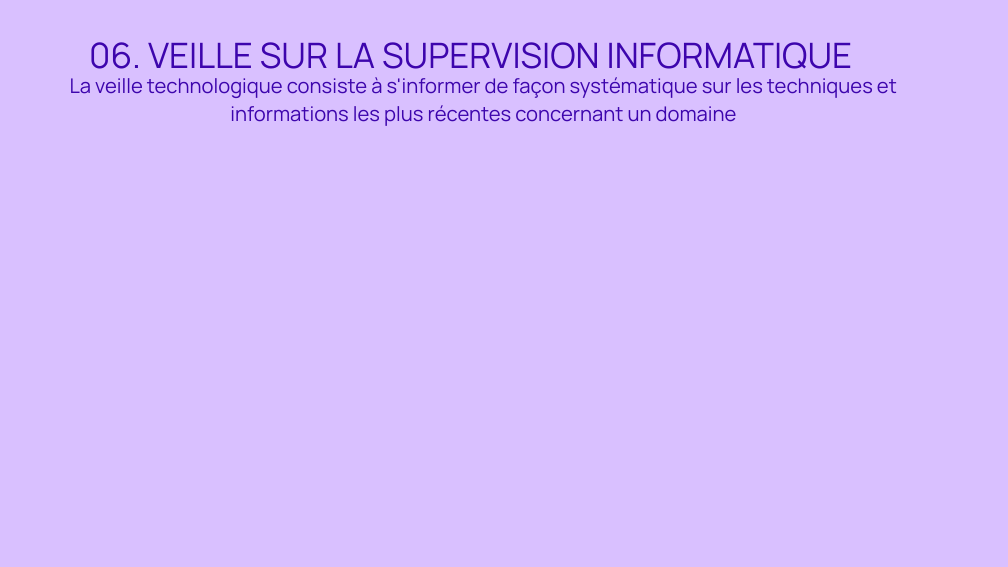
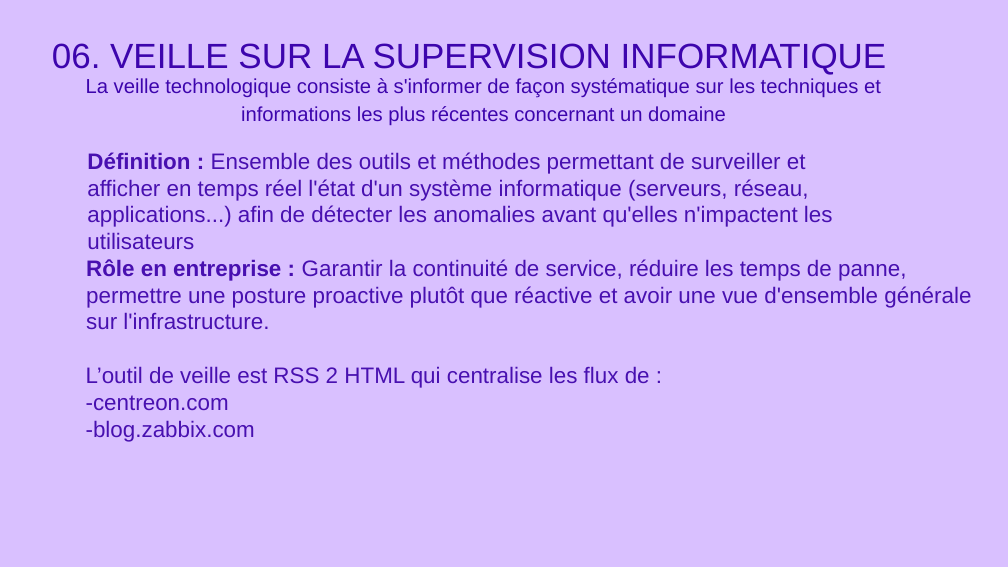
Before and after one commit to adamopendel/portfolio, a slide deck: slide 12 of Parcours_de_professionnalisation_E5_diapo.pptx. Drawn at 1008x567 pixels with LibreOffice and Linux fonts; fonts in the diff are those of the drawing. Boxes give left, top, right and bottom in pixels: in the first picture for what was removed or moved away, otherwise in the second. Text is boxed around its words. In the diff, an @@ line names an element or a change of style, - is before the commit and + after.

```diff
--- a/Parcours_de_professionnalisation_E5_diapo.pptx
+++ b/Parcours_de_professionnalisation_E5_diapo.pptx
@@ text "06. VEILLE SUR LA SUPERVISION ..." at <box>52,43,887,75</box>: font Manrope to Arial @@
@@ text "La veille technologique consiste à ..." at <box>86,78,881,125</box>: font Manrope to Arial @@
@@ text added at <box>87,152,833,227</box>, 32 pt, text #4810B0 @@
+Définition : Ensemble des outils et méthodes permettant de surveiller et afficher en temps réel l'état d'un système informatique (serveurs, réseau, applications...) afin de détecter les anomalies avant qu'elles n'impactent les utilisateurs
@@ text added at <box>86,259,971,329</box>, 32 pt, text #4810B0 @@
+Rôle en entreprise : Garantir la continuité de service, réduire les temps de panne, permettre une posture proactive plutôt que réactive et avoir une vue d'ensemble générale sur l'infrastructure.
@@ text added at <box>86,366,650,442</box>, 32 pt, text #4810B0 @@
+L’outil de veille est RSS 2 HTML qui centralise les flux de :
+-centreon.com
+-blog.zabbix.com
```
Also in this commit, not shown: 14 other slides changed, 1 slide removed, 21 other files.
